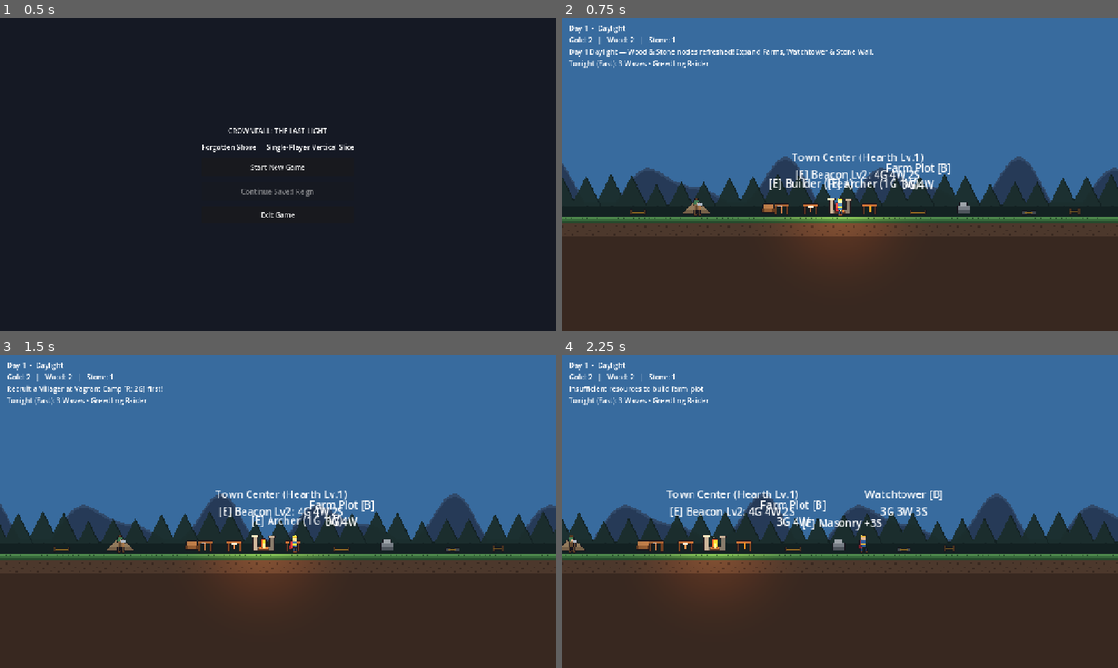
Above: before the commit, frames 1-4 (two rows, left to right).
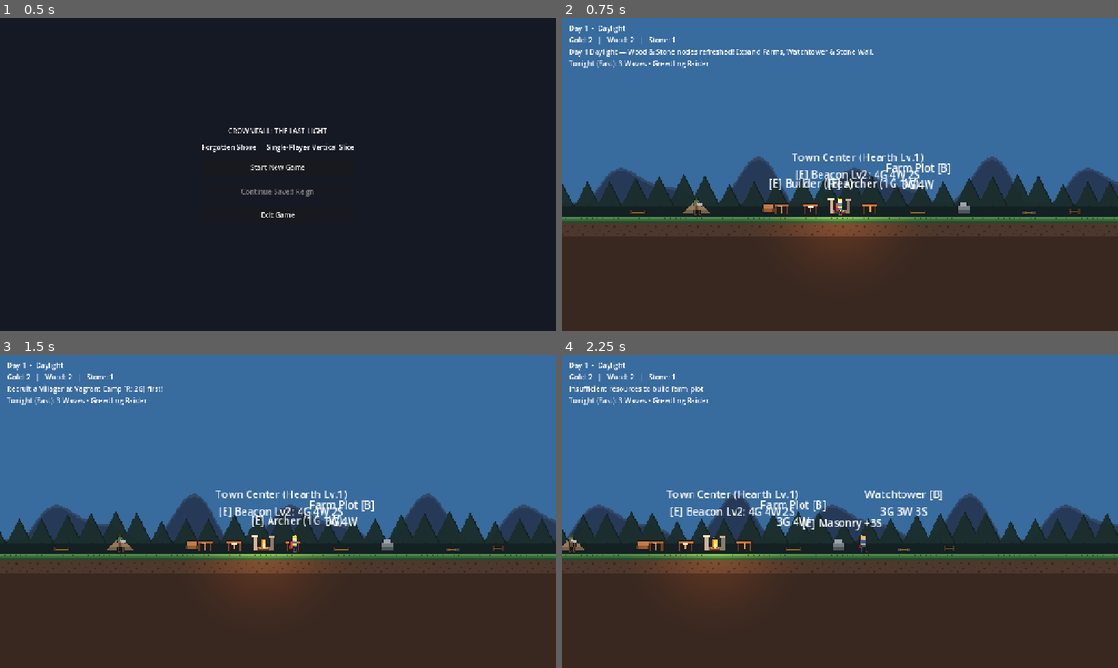
Above: after the commit, the same moments.

Repository: ridho1141haha/crownfall
Game: Godot game, scene res://scenes/main/Main.tscn
The game is run twice, just before and just after one commit, with the same random seed, the same clock (stepped at 60 frames per second) and the same inputs.
Inputs:
- Up to frame 1 (0.5 s): no input
- Up to frame 2 (0.75 s): click "Start New Game" at 0.5 s
- Up to frame 3 (1.5 s): tap Enter at 1.25 s; hold D (move_right) from 1.28 s (still down); hold E (interact) from 1.28 s (still down)
- Up to frame 4 (2.25 s): keep holding D (move_right); release E (interact) at 2.03 s; tap B (build_wall) at 2.1 s

Frame 1 is identical in both runs. In frame 2, 5.1% of the frame differs, in the area x 0-100%, y 44-70%; in frame 3, 5.2%; in frame 4, 5.3%.

Commit message:
fix(save,session,balance): add Windows-safe save rollback, exact command returns, and 3-wave night persistence

Diff:
--- a/scenes/player/Player.tscn
+++ b/scenes/player/Player.tscn
@@ -22,7 +22,7 @@
 [node name="Camera2D" type="Camera2D" parent="."]
 position = Vector2(0, -64)
 zoom = Vector2(1.5, 1.5)
-limit_left = -1200
-limit_right = 1200
+limit_left = -1600
+limit_right = 1600
 position_smoothing_enabled = true
 position_smoothing_speed = 6.0
--- a/scenes/world/ForgottenShore.tscn
+++ b/scenes/world/ForgottenShore.tscn
@@ -17,6 +17,8 @@
 [ext_resource type="Texture2D" path="res://assets/buildings/watchtower/building_watchtower_states.png" id="15_tower_tex"]
 [ext_resource type="Texture2D" path="res://assets/buildings/farm_plot/building_farm_plot_states.png" id="16_farm_tex"]
 [ext_resource type="Texture2D" path="res://assets/buildings/tool_stands/props_tool_stands.png" id="17_stand_tex"]
+[ext_resource type="Texture2D" path="res://assets/buildings/shipwreck/building_shipwreck_stages.png" id="18_ship_tex"]
+[ext_resource type="Texture2D" path="res://assets/environment/landmarks/env_greed_portal.png" id="19_portal_tex"]
 
 [sub_resource type="Gradient" id="Gradient_fire"]
 offsets = PackedFloat32Array(0, 0.45, 1)
@@ -31,7 +33,7 @@
 fill_to = Vector2(0.5, 0)
 
 [sub_resource type="RectangleShape2D" id="RectangleShape2D_floor"]
-size = Vector2(2400, 120)
+size = Vector2(3200, 120)
 
 [sub_resource type="RectangleShape2D" id="RectangleShape2D_wall"]
 size = Vector2(40, 600)
@@ -67,40 +69,40 @@
 
 [node name="MountainsSprite" type="Sprite2D" parent="ParallaxBackground/MountainsLayer"]
 texture_repeat = 2
-position = Vector2(-1400, -130)
+position = Vector2(-1800, -130)
 scale = Vector2(1.4, 1.4)
 texture = ExtResource("13_mtn_tex")
 centered = false
 region_enabled = true
-region_rect = Rect2(0, 0, 2200, 96)
+region_rect = Rect2(0, 0, 3600, 96)
 
 [node name="ForestLayer" type="ParallaxLayer" parent="ParallaxBackground"]
 motion_scale = Vector2(0.42, 1)
 
 [node name="ForestSprite" type="Sprite2D" parent="ParallaxBackground/ForestLayer"]
 texture_repeat = 2
-position = Vector2(-1400, -96)
+position = Vector2(-1800, -96)
 texture = ExtResource("14_forest_tex")
 centered = false
 region_enabled = true
-region_rect = Rect2(0, 0, 2800, 96)
+region_rect = Rect2(0, 0, 3600, 96)
 
 [node name="Ground" type="StaticBody2D" parent="."]
 
 [node name="DeepSoil" type="ColorRect" parent="Ground"]
-offset_left = -1200.0
+offset_left = -1600.0
 offset_top = 32.0
-offset_right = 1200.0
+offset_right = 1600.0
 offset_bottom = 320.0
 color = Color(0.219608, 0.156863, 0.12549, 1)
 
 [node name="GroundSprite" type="Sprite2D" parent="Ground"]
 texture_repeat = 2
-position = Vector2(-1200, 0)
+position = Vector2(-1600, 0)
 texture = ExtResource("6_ground_tex")
 centered = false
 region_enabled = true
-region_rect = Rect2(0, 0, 2400, 32)
+region_rect = Rect2(0, 0, 3200, 32)
 
 [node name="CollisionShape2D" type="CollisionShape2D" parent="Ground"]
 position = Vector2(0, 60)
@@ -109,11 +111,11 @@
 [node name="WorldBounds" type="StaticBody2D" parent="."]
 
 [node name="LeftWall" type="CollisionShape2D" parent="WorldBounds"]
-position = Vector2(-1180, -300)
+position = Vector2(-1580, -300)
 shape = SubResource("RectangleShape2D_wall")
 
 [node name="RightWall" type="CollisionShape2D" parent="WorldBounds"]
-position = Vector2(1180, -300)
+position = Vector2(1580, -300)
 shape = SubResource("RectangleShape2D_wall")
 
 [node name="WorldObjects" type="Node2D" parent="."]
@@ -366,6 +368,45 @@
 
 [node name="NPCFollowers" type="Node2D" parent="WorldObjects"]
 
+
+[node name="ShipwreckAnchor" type="Node2D" parent="WorldObjects"]
+position = Vector2(-1350, 0)
+
+[node name="ShipSprite" type="Sprite2D" parent="WorldObjects/ShipwreckAnchor"]
+position = Vector2(-32, -48)
+texture = ExtResource("18_ship_tex")
+centered = false
+hframes = 4
+
+[node name="ShipLabel" type="Label" parent="WorldObjects/ShipwreckAnchor"]
+visible = false
+offset_left = -84.0
+offset_top = -96.0
+offset_right = 84.0
+offset_bottom = -50.0
+text = "Shipwreck [E] Stage 1/3
+2G 3W 1S"
+horizontal_alignment = 1
+
+[node name="GreedPortalAnchor" type="Node2D" parent="WorldObjects"]
+position = Vector2(1350, 0)
+
+[node name="PortalSprite" type="Sprite2D" parent="WorldObjects/GreedPortalAnchor"]
+position = Vector2(-24, -48)
+texture = ExtResource("19_portal_tex")
+centered = false
+hframes = 2
+
+[node name="PortalLabel" type="Label" parent="WorldObjects/GreedPortalAnchor"]
+visible = false
+offset_left = -84.0
+offset_top = -96.0
+offset_right = 84.0
+offset_bottom = -50.0
+text = "Greed Portal [E]
+Scavenge Relic (+3G +2S)"
+horizontal_alignment = 1
+
 [node name="NightEnemyActor" type="Node2D" parent="WorldObjects"]
 visible = false
 position = Vector2(820, 0)
--- a/scripts/player/Player.gd
+++ b/scripts/player/Player.gd
@@ -9,8 +9,8 @@
 signal fast_clock_toggled()
 
 @export var move_speed: float = 240.0
-@export var min_bound_x: float = -1140.0
-@export var max_bound_x: float = 1140.0
+@export var min_bound_x: float = -1540.0
+@export var max_bound_x: float = 1540.0
 
 var gravity: float = ProjectSettings.get_setting("physics/2d/default_gravity") as float
 var facing_direction: int = 1
--- a/scripts/save/SaveManager.gd
+++ b/scripts/save/SaveManager.gd
@@ -149,6 +149,10 @@
 				pf["reign_state"] = 0
 			if not pf.has("hearth_level"):
 				pf["hearth_level"] = 1
+			if not pf.has("shipwreck_stage"):
+				pf["shipwreck_stage"] = 0
+			if not pf.has("portal_relic_looted"):
+				pf["portal_relic_looted"] = false
 		if d.has("buildings") and typeof(d["buildings"]) == TYPE_ARRAY:
 			for b: Variant in (d["buildings"] as Array):
 				if typeof(b) == TYPE_DICTIONARY:
--- a/scripts/world/ForgottenShoreSession.gd
+++ b/scripts/world/ForgottenShoreSession.gd
@@ -28,7 +28,12 @@
 var save_mgr: SaveManager = SaveManager.new()
 var collected_node_ids: Dictionary = {}
 var reign_state: ReignState = ReignState.ACTIVE
+const SHIPWRECK_X: float = -1350.0
+const PORTAL_X: float = 1350.0
+const SHIPWRECK_COSTS: Array[Dictionary] = [{"gold": 2, "wood": 3, "stone": 1}, {"gold": 2, "wood": 3, "stone": 2}, {"gold": 2, "wood": 2, "stone": 1}]
 var hearth_level: int = 1
+var shipwreck_stage: int = 0
+var portal_relic_looted: bool = false
 var _stagger_cooldown: float = 0.0
 var _farm_timers: Dictionary = {}
 var _last_rejection_reason: String = ""
@@ -195,6 +200,12 @@
 		elif building_mgr.can_upgrade_wall(player_x, near_plot):
 			return _on_player_upgrade_wall(player_x, near_plot)
 
+	if absf(player_x - SHIPWRECK_X) <= 96.0:
+		return _on_player_interact_shipwreck(player_x)
+
+	if absf(player_x - PORTAL_X) <= 96.0 and not portal_relic_looted:
+		return _on_player_loot_portal_relic()
+
 	if absf(player_x) <= 80.0 and hearth_level < 3:
 		return _on_player_upgrade_hearth(player_x)
 
@@ -261,6 +272,59 @@
 	elif hearth_level == 2:
 		return {"gold": 6, "wood": 5, "stone": 4}
 	return {}
+
+
+
+
+func _on_player_interact_shipwreck(player_x: float) -> bool:
+	_last_rejection_reason = ""
+	if absf(player_x - SHIPWRECK_X) > 96.0:
+		_record_rejection("Move closer to the Shipwreck (x=-1350)")
+		return false
+	if shipwreck_stage >= 3:
+		reign_state = ReignState.ISLAND_CLEARED
+		save_game_state()
+		feedback_message.emit("Ship repaired! Setting sail from Forgotten Shore toward Eldergrove Forest!")
+		return true
+	var cost: Dictionary = SHIPWRECK_COSTS[shipwreck_stage]
+	if not economy.try_spend(cost):
+		_record_rejection("Shipwreck Stage %d/3 needs %dG %dW %dS" % [shipwreck_stage + 1, int(cost["gold"]), int(cost["wood"]), int(cost["stone"])])
+		return false
+	shipwreck_stage += 1
+	_sync_landmark_visuals()
+	feedback_message.emit("Shipwreck repaired to Stage %d/3!" % shipwreck_stage)
+	return true
+
+
+func _on_player_loot_portal_relic() -> bool:
+	if portal_relic_looted:
+		_record_rejection("Portal Relic already scavenged")
+		return false
+	if economy.try_add(&"gold", 3) and economy.try_add(&"stone", 2):
+		portal_relic_looted = true
+		_sync_landmark_visuals()
+		feedback_message.emit("Scavenged Ancient Relic near Greed Portal (+3 Gold, +2 Stone)!")
+		return true
+	return false
+
+
+func _sync_landmark_visuals() -> void:
+	var ship_spr: Sprite2D = get_node_or_null("WorldObjects/ShipwreckAnchor/ShipSprite") as Sprite2D
+	var ship_lbl: Label = get_node_or_null("WorldObjects/ShipwreckAnchor/ShipLabel") as Label
+	if ship_spr != null:
+		ship_spr.frame = clampi(shipwreck_stage, 0, 3)
+	if ship_lbl != null:
+		if shipwreck_stage >= 3:
+			ship_lbl.text = "Vessel Ready! [E] Set Sail"
+		else:
+			var c: Dictionary = SHIPWRECK_COSTS[shipwreck_stage]
+			ship_lbl.text = "Shipwreck [E] Stage %d/3\n%dG %dW %dS" % [shipwreck_stage + 1, int(c["gold"]), int(c["wood"]), int(c["stone"])]
+	var portal_spr: Sprite2D = get_node_or_null("WorldObjects/GreedPortalAnchor/PortalSprite") as Sprite2D
+	var portal_lbl: Label = get_node_or_null("WorldObjects/GreedPortalAnchor/PortalLabel") as Label
+	if portal_spr != null:
+		portal_spr.frame = 1 if reign_state == ReignState.ISLAND_CLEARED else 0
+	if portal_lbl != null:
+		portal_lbl.text = "Greed Portal (Scavenged)" if portal_relic_looted else "Greed Portal [E]\nScavenge Relic (+3G +2S)"
 
 
 func _on_player_upgrade_hearth(player_x: float) -> bool:
@@ -277,6 +341,7 @@
 		return false
 	hearth_level += 1
 	_sync_hearth_visuals()
+	_sync_landmark_visuals()
 	feedback_message.emit("Hearth upgraded to Lv.%d (Light radius: %.0f px)!" % [hearth_level, NightEncounterManager.get_hearth_radius(hearth_level)])
 	return true
 
@@ -560,6 +625,13 @@
 	if npc_label != null and not builder_npc.recruited:
 		npc_label.visible = absf(px - builder_npc.position_x) <= 105.0
 
+	var ship_lbl: Label = get_node_or_null("WorldObjects/ShipwreckAnchor/ShipLabel") as Label
+	if ship_lbl != null:
+		ship_lbl.visible = absf(px - SHIPWRECK_X) <= 120.0
+	var portal_lbl: Label = get_node_or_null("WorldObjects/GreedPortalAnchor/PortalLabel") as Label
+	if portal_lbl != null:
+		portal_lbl.visible = absf(px - PORTAL_X) <= 120.0
+
 	var stands_root: Node = get_node_or_null("WorldObjects/ToolStands")
 	if stands_root != null:
 		for sid: String in NPCPopulationManager.TOOL_STANDS.keys():
@@ -685,6 +757,8 @@
 			"collected_nodes": collected_node_ids.keys(),
 			"reign_state": int(reign_state),
 			"hearth_level": hearth_level,
+			"shipwreck_stage": shipwreck_stage,
+			"portal_relic_looted": portal_relic_looted,
 		},
 	}
 
@@ -725,6 +799,8 @@
 	night_mgr.first_night_survived = bool(flags.get("first_night_survived", night_mgr.first_night_survived))
 	reign_state = int(flags.get("reign_state", ReignState.ACTIVE)) as ReignState
 	hearth_level = clampi(int(flags.get("hearth_level", 1)), 1, 3)
+	shipwreck_stage = clampi(int(flags.get("shipwreck_stage", 0)), 0, 3)
+	portal_relic_looted = bool(flags.get("portal_relic_looted", false))
 	collected_node_ids.clear()
 	var saved_nodes: Variant = flags.get("collected_nodes", [])
 	if typeof(saved_nodes) == TYPE_ARRAY:
Binary file added: assets/buildings/shipwreck/building_shipwreck_stages.png
Binary file added: assets/environment/landmarks/env_greed_portal.png
Not shown: 1 places in scenes/world/ForgottenShore.tscn that only renumber resources
